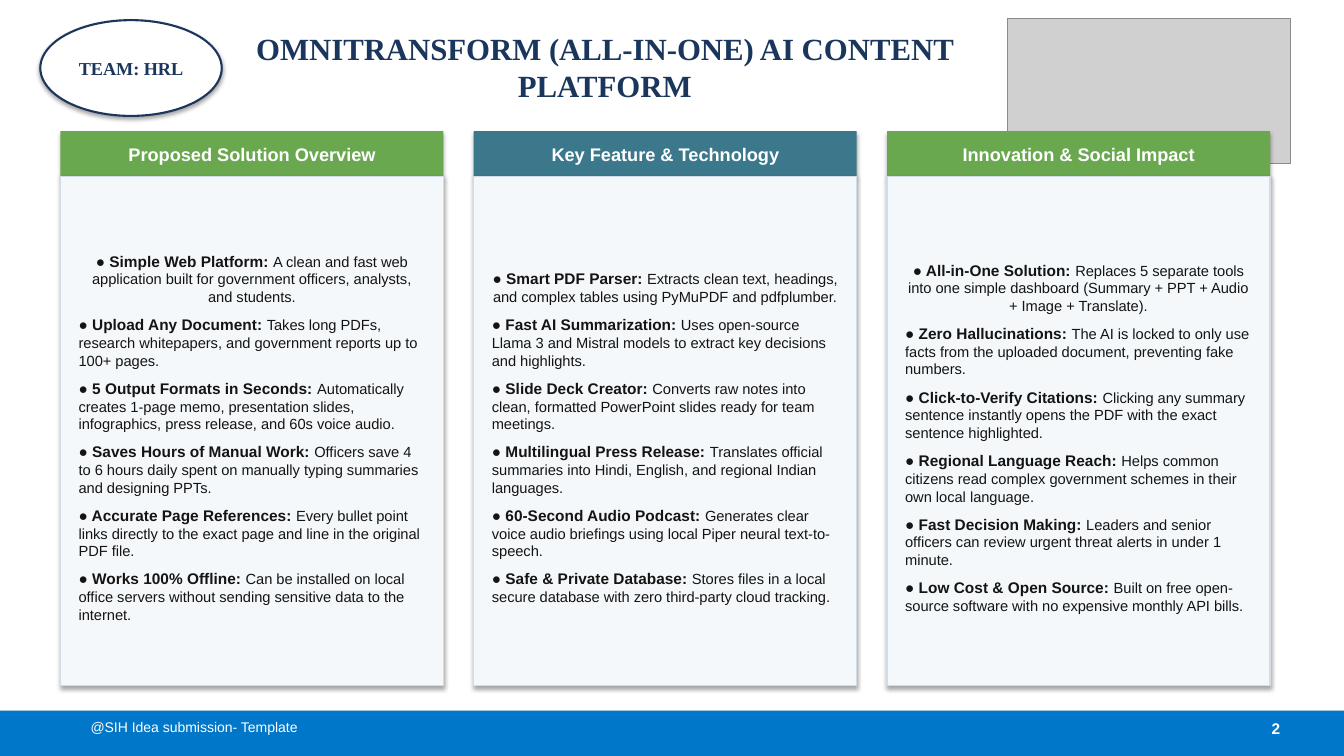
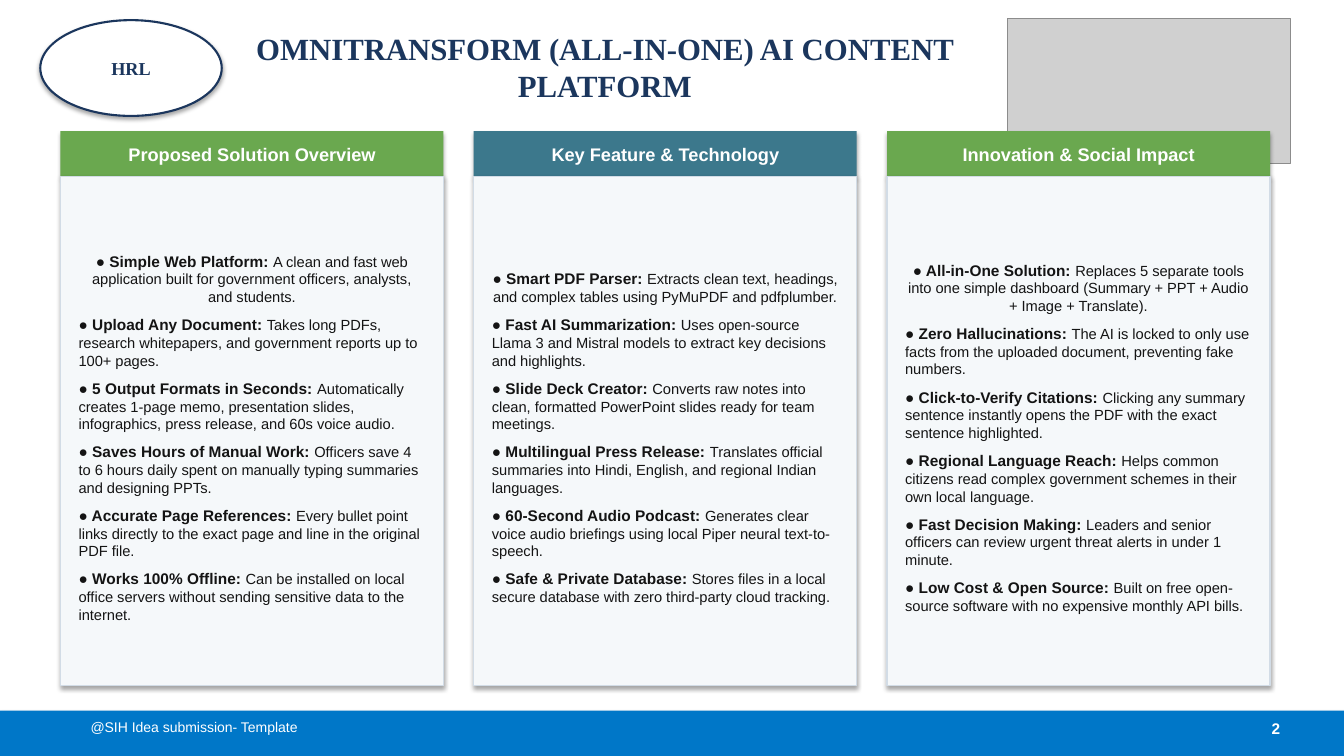
Before and after one commit to hrlpavan/omnitransform-ai-resources, a slide deck: slide 2 of SIH2026_Idea_Presentation_PS26154.pptx. Drawn at 1344x756 pixels with LibreOffice and Linux fonts; fonts in the diff are those of the drawing; grey boxes stand for pictures. Boxes give left, top, right and bottom in pixels: in the first picture for what was removed or moved away, otherwise in the second. Text is boxed around its words. In the diff, an @@ line names an element or a change of style, - is before the commit and + after.

Commit message:
Standardize entity name to HRL across all components, documents, and PPTX pitch deck (removed Team prefix)

```diff
--- a/SIH2026_Idea_Presentation_PS26154.pptx
+++ b/SIH2026_Idea_Presentation_PS26154.pptx
@@ text in ellipse at (111, 63, 150, 75): text changed @@
-TEAM: HRL
+HRL
```
Also in this commit, not shown: 4 other slides changed, 6 other files.
